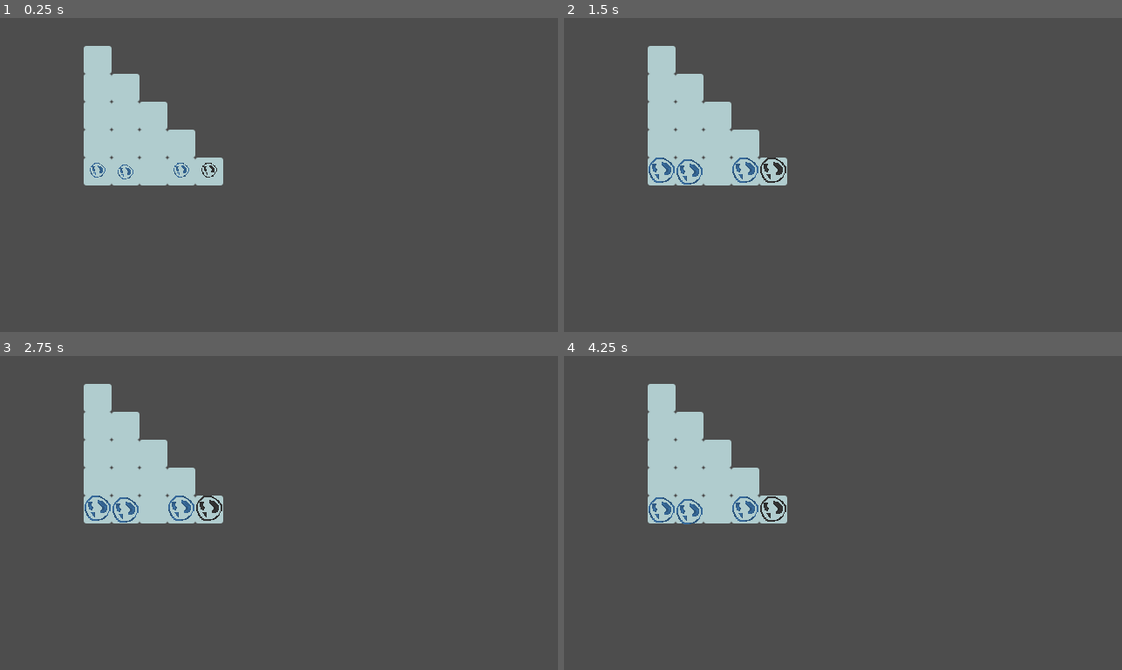
Above: before the commit, frames 1-4 (two rows, left to right).
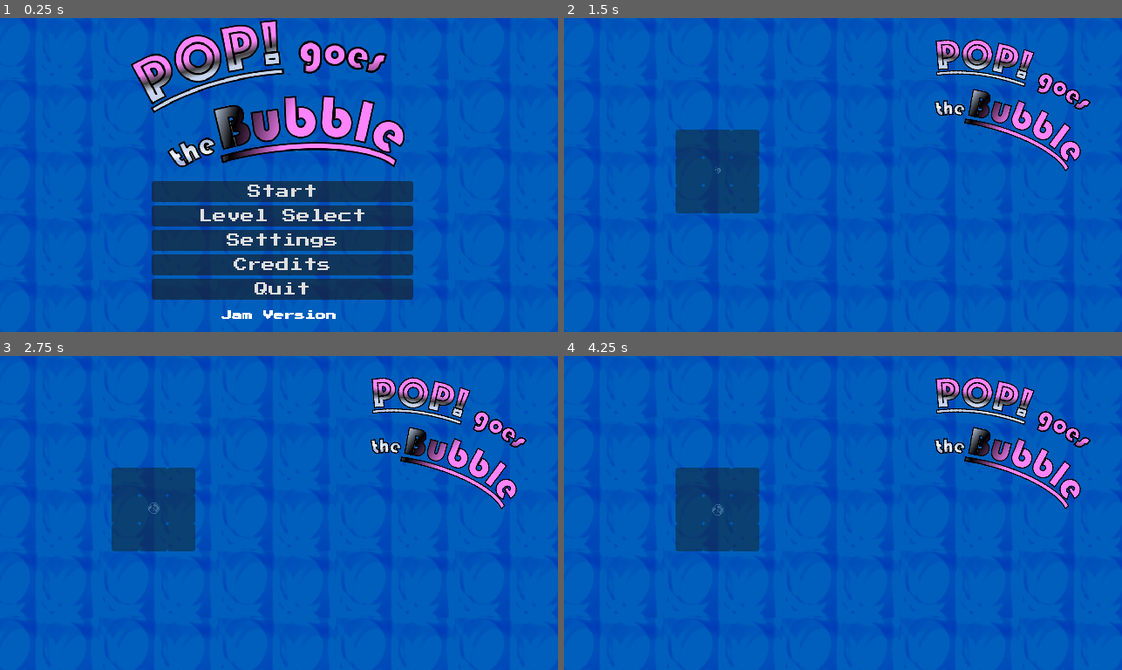
Above: after the commit, the same moments.

Repository: kaiec/ggj25-bubble-game
Game: Godot game, scene res://gamemanager/gamemanager.tscn
The game is run twice, just before and just after one commit, with the same random seed, the same clock (stepped at 60 frames per second) and the same inputs.
Inputs (mouse positions are in pixels of both pictures, inside the frame that each line leads up to):
- Up to frame 1 (0.25 s): no input
- Up to frame 2 (1.5 s): click (848, 190) at 0.5 s, where only the run after the commit has a clickable "Start"; click (843, 294) at 1.25 s, where only the run after the commit has a clickable "Continue"
- Up to frame 3 (2.75 s): tap Enter at 2 s; move the mouse to (401, 497) at 2.02 s; hold D (move_right) from 2.03 s (still down); click (401, 497) at 2.1 s
- Up to frame 4 (4.25 s): move the mouse to (731, 528) at 2.77 s; release D (move_right) at 2.78 s; hold S (move_down) 2.78-3.53 s; click (731, 528) at 2.85 s; move the mouse to (898, 443) at 3.52 s; hold D (move_right) from 3.53 s (still down); click (898, 443) at 3.6 s

The runs differ from the first frame. In frame 1, 100% of the frame differs, in the area x 0-100%, y 0-100%; in frame 2, 100%; in frame 3, 100%; in frame 4, 100%.

Commit message:
Theme adjustments

Diff:
--- a/gamemanager/gamemanager.tscn
+++ b/gamemanager/gamemanager.tscn
@@ -1,7 +1,8 @@
-[gd_scene load_steps=8 format=3 uid="uid://cgu0vbr50x7di"]
+[gd_scene load_steps=9 format=3 uid="uid://cgu0vbr50x7di"]
 
 [ext_resource type="Script" path="res://gamemanager/gamemanager.gd" id="1_htktm"]
 [ext_resource type="PackedScene" uid="uid://bilai15byqef2" path="res://ui/screens/pause-menu/pause_menu.tscn" id="2_b2lg8"]
+[ext_resource type="Texture2D" uid="uid://jbeuthlsm6ch" path="res://bubble/assets/BackgroundSixFortyThreeSixty.png" id="2_rwe61"]
 [ext_resource type="Environment" uid="uid://bhb4ckqipjvu3" path="res://other/main_environment.tres" id="2_v1n10"]
 [ext_resource type="Theme" uid="uid://hheneshfv1b2" path="res://ui/themes/your_theme.tres" id="3_8qpx4"]
 [ext_resource type="AudioStream" uid="uid://d26781t8hwomq" path="res://bubble/assets/music/forest.ogg" id="5_dn5ay"]
@@ -14,13 +15,22 @@
 process_mode = 3
 script = ExtResource("1_htktm")
 max_level = 3
-bypass = true
 jump_to_level = 2
+
+[node name="BackgroundSixFortyThreeSixty" type="Sprite2D" parent="."]
+modulate = Color(0, 0.378, 0.84, 1)
+texture_repeat = 2
+position = Vector2(318, 185)
+scale = Vector2(0.106223, 0.106223)
+texture = ExtResource("2_rwe61")
+region_enabled = true
+region_rect = Rect2(0, 0, 6400, 3600)
 
 [node name="WorldEnvironment" type="WorldEnvironment" parent="."]
 environment = ExtResource("2_v1n10")
 
 [node name="SubViewportContainer" type="SubViewportContainer" parent="."]
+texture_filter = 1
 material = SubResource("CanvasItemMaterial_w0vat")
 anchors_preset = 15
 anchor_right = 1.0
@@ -34,6 +44,7 @@
 disable_3d = true
 transparent_bg = true
 handle_input_locally = false
+canvas_item_default_texture_filter = 0
 size = Vector2i(640, 360)
 render_target_update_mode = 4
 
--- a/levels/level_1.tscn
+++ b/levels/level_1.tscn
@@ -1,15 +1,17 @@
-[gd_scene load_steps=5 format=4 uid="uid://dcuhqysjne36s"]
+[gd_scene load_steps=6 format=4 uid="uid://dcuhqysjne36s"]
 
 [ext_resource type="Script" path="res://levels/level_1.gd" id="1_ewh2m"]
 [ext_resource type="TileSet" uid="uid://cao5qi35xnsxu" path="res://bubble/tiles.tres" id="2_1qs66"]
 [ext_resource type="PackedScene" uid="uid://cx0wgckga1wfc" path="res://bubble/bubble_engine.tscn" id="2_gevgn"]
 [ext_resource type="PackedScene" uid="uid://cjt4tsttw2c5r" path="res://bubble/game_objects/bubble.tscn" id="4_to7so"]
+[ext_resource type="Texture2D" uid="uid://dqbvfnx3sxax2" path="res://bubble/assets/NameTextTransparent.png" id="5_fcp2s"]
 
 [node name="Level 1" type="Node2D"]
 process_mode = 1
 script = ExtResource("1_ewh2m")
 
 [node name="Area" type="TileMapLayer" parent="."]
+modulate = Color(0.13, 0.13, 0.13, 0.458824)
 tile_map_data = PackedByteArray("AAAEAAUAAAAEAAAAAAAFAAUAAAABAAAAAAAGAAUAAAABAAAAAAAEAAQAAAAEAAAAAAAFAAQAAAAEAAAAAAAGAAQAAAAEAAAAAAAEAAYAAAAEAAAAAAAFAAYAAAAEAAAAAAAGAAYAAAAEAAAAAAA=")
 tile_set = ExtResource("2_1qs66")
 
@@ -41,3 +43,9 @@
 
 [node name="Bubble" parent="Bubbles" groups=["goal"] instance=ExtResource("4_to7so")]
 position = Vector2(176, 176)
+
+[node name="NameTextTransparent" type="Sprite2D" parent="."]
+position = Vector2(512, 90)
+rotation = 0.416747
+scale = Vector2(0.337798, 0.337798)
+texture = ExtResource("5_fcp2s")
--- a/ui/components/settings-menu/settings_menu.tscn
+++ b/ui/components/settings-menu/settings_menu.tscn
@@ -5,6 +5,8 @@
 [node name="SettingsMenu" type="TabContainer"]
 clip_contents = true
 custom_minimum_size = Vector2(600, 400)
+offset_right = 600.0
+offset_bottom = 400.0
 size_flags_vertical = 3
 tab_alignment = 1
 script = ExtResource("1_eae2p")
--- a/ui/screens/credit-screen/credit_screen.tscn
+++ b/ui/screens/credit-screen/credit_screen.tscn
@@ -1,14 +1,19 @@
-[gd_scene load_steps=6 format=3 uid="uid://fd3xmnc047tm"]
+[gd_scene load_steps=8 format=3 uid="uid://fd3xmnc047tm"]
 
+[ext_resource type="Theme" uid="uid://hheneshfv1b2" path="res://ui/themes/your_theme.tres" id="1_agyyo"]
 [ext_resource type="Script" path="res://ui/screens/credit-screen/credit_screen.gd" id="1_h6a2t"]
+[ext_resource type="FontFile" uid="uid://cbt6png2tnpyv" path="res://bubble/assets/fonts/PressStart2P-Regular.ttf" id="3_osuxe"]
 
 [sub_resource type="LabelSettings" id="LabelSettings_mon07"]
+font = ExtResource("3_osuxe")
 font_size = 80
 
 [sub_resource type="LabelSettings" id="LabelSettings_cutkl"]
-font_size = 22
+font = ExtResource("3_osuxe")
+font_size = 18
 
 [sub_resource type="LabelSettings" id="LabelSettings_2puqi"]
+font = ExtResource("3_osuxe")
 font_size = 12
 
 [sub_resource type="LabelSettings" id="LabelSettings_r8dx7"]
@@ -18,12 +23,14 @@
 anchors_preset = 15
 anchor_right = 1.0
 anchor_bottom = 1.0
+offset_left = 5.0
+offset_top = 31.0
+offset_right = 104.0
+offset_bottom = 31.0
 grow_horizontal = 2
 grow_vertical = 2
-theme_override_constants/margin_left = 10
-theme_override_constants/margin_top = 10
-theme_override_constants/margin_right = 10
-theme_override_constants/margin_bottom = 10
+scale = Vector2(0.843074, 0.843074)
+theme = ExtResource("1_agyyo")
 script = ExtResource("1_h6a2t")
 credits = "res://ui/screens/credit-screen/credits.json"
 
@@ -56,13 +63,12 @@
 
 [node name="LabelCreatedBy" type="Label" parent="VBoxContainer/ScrollContainer/VBoxContainer"]
 layout_mode = 2
-text = "Created by You"
+text = "Created by kaiec, [Tyr|x], mjod"
 label_settings = SubResource("LabelSettings_cutkl")
 horizontal_alignment = 1
 
 [node name="LabelSpecialThanks" type="Label" parent="VBoxContainer/ScrollContainer/VBoxContainer"]
 layout_mode = 2
-text = "Special thanks to Also You"
 horizontal_alignment = 1
 
 [node name="Spacer" type="Control" parent="VBoxContainer/ScrollContainer/VBoxContainer"]
@@ -92,10 +98,11 @@
 layout_mode = 2
 size_flags_horizontal = 4
 size_flags_vertical = 4
+theme = ExtResource("1_agyyo")
 text = "Return to Main Menu
 "
 
-[node name="DetailedGCredits" type="Button" parent="."]
+[node name="DetailedGCredits" type="Button" parent="VBoxContainer"]
 layout_mode = 2
 size_flags_horizontal = 8
 size_flags_vertical = 8
@@ -104,4 +111,4 @@
 flat = true
 
 [connection signal="pressed" from="VBoxContainer/Return" to="." method="_on_return_pressed"]
-[connection signal="pressed" from="DetailedGCredits" to="." method="_on_detailed_g_credits_pressed"]
+[connection signal="pressed" from="VBoxContainer/DetailedGCredits" to="." method="_on_detailed_g_credits_pressed"]
--- a/ui/screens/pause-menu/pause_menu.tscn
+++ b/ui/screens/pause-menu/pause_menu.tscn
@@ -19,6 +19,7 @@
 corner_radius_bottom_left = 30
 
 [node name="PauseMenuScreen" type="Control"]
+texture_filter = 1
 layout_mode = 3
 anchors_preset = 15
 anchor_right = 1.0
--- a/ui/screens/settings-screen/settings_screen.tscn
+++ b/ui/screens/settings-screen/settings_screen.tscn
@@ -11,8 +11,13 @@
 anchors_preset = 15
 anchor_right = 1.0
 anchor_bottom = 1.0
+offset_left = 63.0
+offset_top = 13.0
+offset_right = 243.0
+offset_bottom = 177.0
 grow_horizontal = 2
 grow_vertical = 2
+scale = Vector2(0.637088, 0.637088)
 size_flags_vertical = 0
 theme = ExtResource("1_i4lq1")
 theme_override_constants/margin_left = 10
--- a/ui/screens/title-screen/title_screen.tscn
+++ b/ui/screens/title-screen/title_screen.tscn
@@ -1,13 +1,14 @@
-[gd_scene load_steps=6 format=3 uid="uid://ddc3qfst7mbgc"]
+[gd_scene load_steps=7 format=3 uid="uid://ddc3qfst7mbgc"]
 
 [ext_resource type="Theme" uid="uid://hheneshfv1b2" path="res://ui/themes/your_theme.tres" id="1_qt2rq"]
 [ext_resource type="Script" path="res://ui/screens/title-screen/title_screen.gd" id="1_rm86k"]
+[ext_resource type="Texture2D" uid="uid://dqbvfnx3sxax2" path="res://bubble/assets/NameTextTransparent.png" id="3_f2cv1"]
 
 [sub_resource type="LabelSettings" id="LabelSettings_s0ue6"]
-font_size = 80
+font_size = 29
 
 [sub_resource type="LabelSettings" id="LabelSettings_73xnf"]
-font_size = 30
+shadow_size = 0
 
 [sub_resource type="LabelSettings" id="LabelSettings_wly7t"]
 font_size = 12
@@ -27,25 +28,30 @@
 anchors_preset = 15
 anchor_right = 1.0
 anchor_bottom = 1.0
-offset_left = 2.0
-offset_top = 20.0
-offset_right = 2.0
-offset_bottom = -269.0
+offset_left = -44.0
+offset_top = 39.0
+offset_right = 47.0
+offset_bottom = -250.0
 grow_horizontal = 2
 grow_vertical = 2
 
 [node name="VBoxContainer" type="VBoxContainer" parent="CenterContainer"]
 layout_mode = 2
+theme_override_constants/separation = 16
 
 [node name="Label" type="Label" parent="CenterContainer/VBoxContainer"]
+visible = false
+texture_filter = 1
 custom_minimum_size = Vector2(731.345, 0)
 layout_mode = 2
-text = "Bubble Game"
+text = "Pop! Goes the Bubble"
 label_settings = SubResource("LabelSettings_s0ue6")
 horizontal_alignment = 1
 autowrap_mode = 2
 
 [node name="Label2" type="Label" parent="CenterContainer/VBoxContainer"]
+visible = false
+texture_filter = 1
 custom_minimum_size = Vector2(731.345, 0)
 layout_mode = 2
 text = "Global Game Jam 2025"
@@ -53,15 +59,20 @@
 horizontal_alignment = 1
 autowrap_mode = 2
 
+[node name="NameTextTransparent" type="Sprite2D" parent="CenterContainer/VBoxContainer"]
+position = Vector2(-11, 16)
+scale = Vector2(0.519044, 0.519044)
+texture = ExtResource("3_f2cv1")
+
 [node name="CenterContainer2" type="CenterContainer" parent="."]
 layout_mode = 1
 anchors_preset = 15
 anchor_right = 1.0
 anchor_bottom = 1.0
-offset_left = 2.0
-offset_top = 146.0
-offset_right = 2.0
-offset_bottom = -43.0
+offset_left = 4.0
+offset_top = 170.0
+offset_right = 4.0
+offset_bottom = -19.0
 grow_horizontal = 2
 grow_vertical = 2
 
--- a/ui/themes/your_theme.tres
+++ b/ui/themes/your_theme.tres
@@ -1,6 +1,27 @@
-[gd_resource type="Theme" load_steps=2 format=3 uid="uid://hheneshfv1b2"]
+[gd_resource type="Theme" load_steps=5 format=3 uid="uid://hheneshfv1b2"]
 
 [ext_resource type="Texture2D" uid="uid://b23e4kqj4o6dv" path="res://textures/Revert.svg" id="1_r1020"]
+[ext_resource type="FontFile" uid="uid://cbt6png2tnpyv" path="res://bubble/assets/fonts/PressStart2P-Regular.ttf" id="2_xpvrg"]
+
+[sub_resource type="StyleBoxFlat" id="StyleBoxFlat_wu70a"]
+content_margin_left = 10.0
+content_margin_top = 5.0
+content_margin_right = 10.0
+content_margin_bottom = 5.0
+
+[sub_resource type="StyleBoxFlat" id="StyleBoxFlat_7oblf"]
+content_margin_left = 10.0
+content_margin_top = 5.0
+content_margin_right = 10.0
+content_margin_bottom = 5.0
+bg_color = Color(0.19, 0.19, 0.19, 1)
 
 [resource]
+default_font = ExtResource("2_xpvrg")
+MarginContainer/constants/margin_bottom = 8
+MarginContainer/constants/margin_left = 8
+MarginContainer/constants/margin_right = 8
+MarginContainer/constants/margin_top = 8
 RevertButton/icons/icon = ExtResource("1_r1020")
+TabContainer/styles/tab_selected = SubResource("StyleBoxFlat_wu70a")
+TabContainer/styles/tab_unselected = SubResource("StyleBoxFlat_7oblf")
Not shown, added: bubble/assets/NameTextTransparent.png.import
Binary file added: bubble/assets/fonts/PressStart2P-Regular.ttf
Not shown, added: bubble/assets/fonts/PressStart2P-Regular.ttf.import
